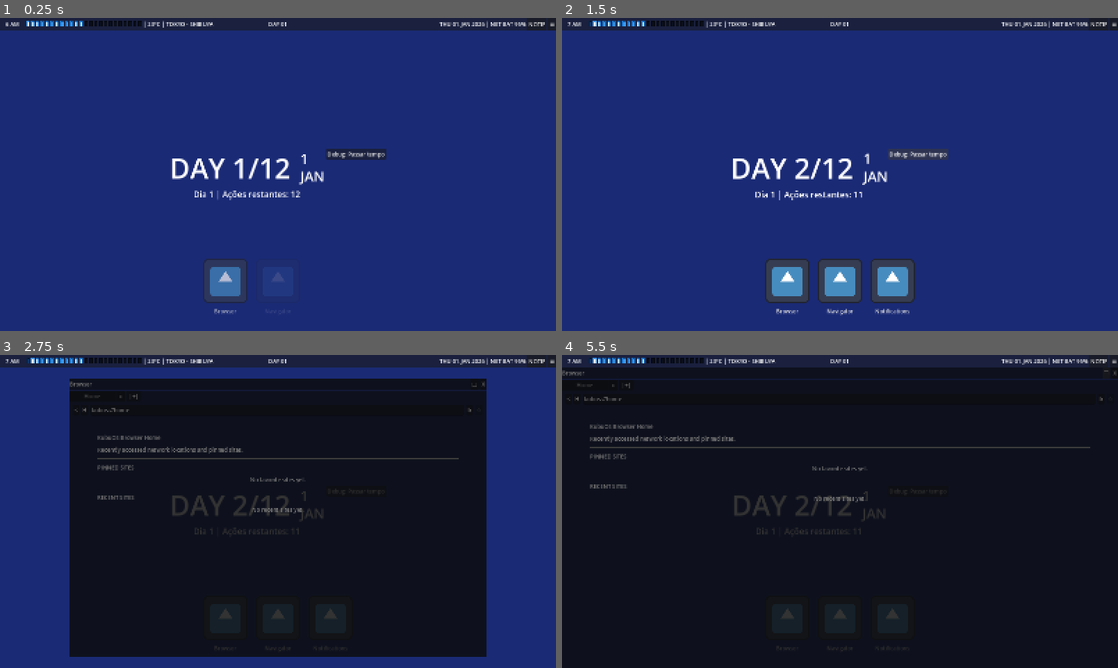
Above: before the commit, frames 1-4 (two rows, left to right).
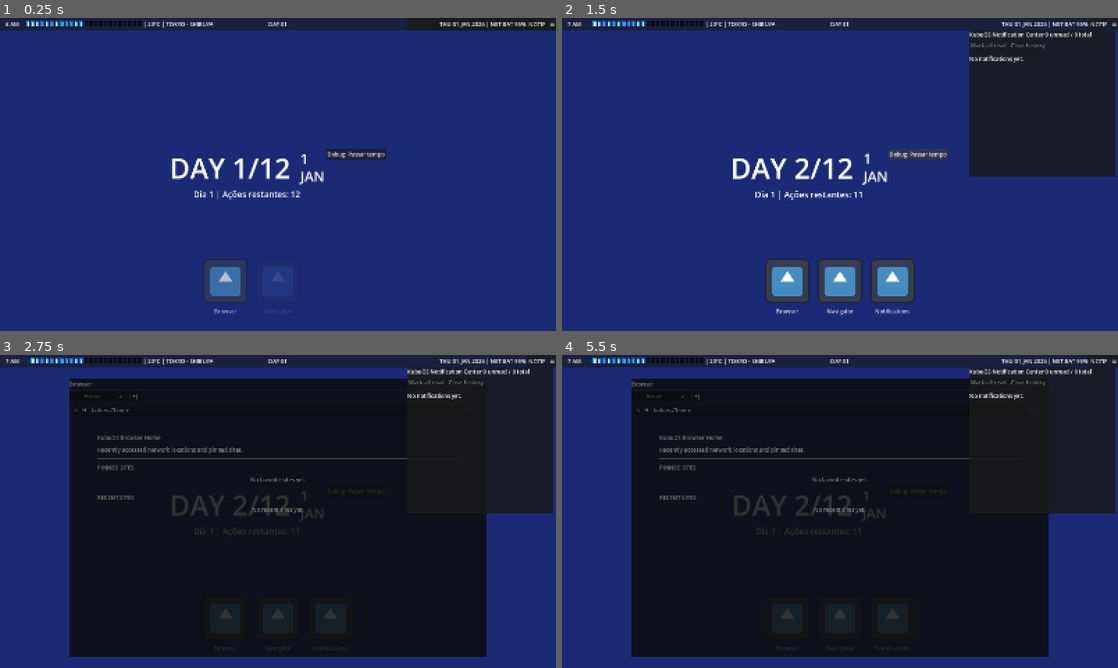
Above: after the commit, the same moments.

Repository: GYU-GAZE/NULL-NETWORK
Game: Godot game, scene res://core/main.tscn
Same seed, same stepped clock (60 frames per second), same inputs: the game is played once before the commit and once after it. The engine's default icon, where the game draws it, is replaced by a stand-in: a white triangle on a blue panel in a dark square.
Inputs:
- Up to frame 1 (0.25 s): no input
- Up to frame 2 (1.5 s): click "NOTIF" at 0.5 s; click "Debug: Passar tempo" at 1.25 s
- Up to frame 3 (2.75 s): click "Browser" at 2 s
- Up to frame 4 (5.5 s): click "X" at 2.75 s; click "Navigator" at 3.5 s; click "Notifications" at 4.25 s; click "□" at 5 s

The runs differ from the first frame. In frame 1, 0.7% of the frame differs, in the area x 73-99%, y 0-4%; in frame 2, 12%; in frame 3, 6.4%; in frame 4, 26%, in the area x 0-100%, y 4-100%.
Error before the commit: Invalid call. Nonexistent function 'push_simple' in base 'Node (universal_notifications.gd)'. (res://systems/desktop/kubu_top_taskbar.gd:220)

Commit message:
notification fixes

Diff:
--- a/core/autoloads/global_signals.gd
+++ b/core/autoloads/global_signals.gd
@@ -3,6 +3,9 @@
 signal request_open_app(app: AppResource)
 signal request_close_app(app_id: String)
 
-# Sinal definitivo com os 6 parâmetros exatos que o seu desktop.gd e TimeManager esperam!
+signal request_toggle_notification_center
+signal request_close_notification_center
+
 signal time_advanced(period: int, days_passed: int, calendar_day: int, calendar_month: String)
+
 signal request_combat(encounter: CombatEncounter)
--- a/core/main.tscn
+++ b/core/main.tscn
@@ -8,6 +8,7 @@
 [ext_resource type="Resource" uid="uid://fu3bq14o7fy3" path="res://data/content/apps/app_notifications.tres" id="6_cus2n"]
 [ext_resource type="PackedScene" uid="uid://dbcmrbcstca3l" path="res://systems/window_manager/window_manager.tscn" id="6_rayt5"]
 [ext_resource type="PackedScene" uid="uid://b65wapqwc7vgi" path="res://systems/desktop/kubu_top_taskbar.tscn" id="8_brq4u"]
+[ext_resource type="PackedScene" uid="uid://b80q2304dxkkp" path="res://systems/ui/kubu_notification_panel.tscn" id="8_jsmgm"]
 
 [sub_resource type="Resource" id="Resource_kagtj"]
 script = ExtResource("2_cus2n")
@@ -43,5 +44,9 @@
 [node name="OSChromeLayer" type="CanvasLayer" parent="." unique_id=790163479]
 layer = 20
 
+[node name="KubuNotificationPanel" parent="OSChromeLayer" unique_id=805521796 instance=ExtResource("8_jsmgm")]
+size_flags_horizontal = 4
+size_flags_vertical = 0
+
 [node name="KubuTopTaskbar" parent="OSChromeLayer" unique_id=614386726 instance=ExtResource("8_brq4u")]
 custom_minimum_size = Vector2(0, 36)
--- a/systems/desktop/kubu_top_taskbar.gd
+++ b/systems/desktop/kubu_top_taskbar.gd
@@ -217,7 +217,7 @@
 
 
 func _on_notification_button_pressed() -> void:
-	UniversalNotifications.push_simple("Notification button pressed.")
+	GlobalSignals.request_toggle_notification_center.emit()
 
 
 func _on_menu_button_pressed() -> void:
--- a/systems/ui/kubu_notification_card.tscn
+++ b/systems/ui/kubu_notification_card.tscn
@@ -3,17 +3,22 @@
 [ext_resource type="Script" uid="uid://baf4xd38af0fs" path="res://systems/ui/kubu_notification_card.gd" id="1_7gi24"]
 
 [node name="KubuNotificationCard" type="Button" unique_id=1239208577]
+custom_minimum_size = Vector2(0, 72)
 anchors_preset = 15
 anchor_right = 1.0
 anchor_bottom = 1.0
 grow_horizontal = 2
 grow_vertical = 2
+size_flags_horizontal = 3
 script = ExtResource("1_7gi24")
 
 [node name="MarginContainer" type="MarginContainer" parent="." unique_id=1130172725]
-layout_mode = 0
-offset_right = 40.0
-offset_bottom = 40.0
+layout_mode = 1
+anchors_preset = 15
+anchor_right = 1.0
+anchor_bottom = 1.0
+grow_horizontal = 2
+grow_vertical = 2
 
 [node name="HBoxContainer" type="HBoxContainer" parent="MarginContainer" unique_id=992123902]
 layout_mode = 2
@@ -21,10 +26,12 @@
 [node name="StatusLabel" type="Label" parent="MarginContainer/HBoxContainer" unique_id=1075525162]
 unique_name_in_owner = true
 layout_mode = 2
+text = "abc"
 
 [node name="TypeLabel" type="Label" parent="MarginContainer/HBoxContainer" unique_id=1481049536]
 unique_name_in_owner = true
 layout_mode = 2
+text = "abvc"
 
 [node name="TextVBox" type="VBoxContainer" parent="MarginContainer/HBoxContainer" unique_id=1821590064]
 layout_mode = 2
@@ -32,11 +39,17 @@
 [node name="TitleLabel" type="Label" parent="MarginContainer/HBoxContainer/TextVBox" unique_id=144462416]
 unique_name_in_owner = true
 layout_mode = 2
+text = "abvc"
+autowrap_mode = 2
 
 [node name="MessageLabel" type="Label" parent="MarginContainer/HBoxContainer/TextVBox" unique_id=1953685174]
 unique_name_in_owner = true
 layout_mode = 2
+text = "abvc"
+autowrap_mode = 2
 
 [node name="MetaLabel" type="Label" parent="MarginContainer/HBoxContainer/TextVBox" unique_id=1047486311]
 unique_name_in_owner = true
 layout_mode = 2
+text = "abc"
+autowrap_mode = 2
--- /dev/null
+++ b/systems/ui/kubu_notification_panel.gd
@@ -0,0 +1,156 @@
+extends Control
+class_name KubuNotificationPanel
+
+signal panel_opened
+signal panel_closed
+
+@export_category("Layout")
+@export var taskbar_height: float = 36.0
+@export var panel_size: Vector2 = Vector2(420, 420)
+@export var right_margin: float = 8.0
+@export var top_gap: float = 0.0
+
+@export_category("Animation")
+@export var slide_duration: float = 0.22
+@export var start_open: bool = false
+
+@export_category("Behavior")
+@export var close_on_notification_target: bool = true
+
+@onready var panel_container: Control = %PanelContainer
+@onready var notification_center: KubuNotificationCenter = %KubuNotificationCenter
+
+var is_open: bool = false
+var _tween: Tween
+
+
+func _ready() -> void:
+	mouse_filter = Control.MOUSE_FILTER_IGNORE
+	visible = true
+
+	if panel_container != null:
+		panel_container.mouse_filter = Control.MOUSE_FILTER_STOP
+		panel_container.set_anchors_preset(Control.PRESET_TOP_LEFT)
+
+	if not GlobalSignals.request_toggle_notification_center.is_connected(toggle):
+		GlobalSignals.request_toggle_notification_center.connect(toggle)
+
+	if not GlobalSignals.request_close_notification_center.is_connected(close):
+		GlobalSignals.request_close_notification_center.connect(close)
+
+	if notification_center != null:
+		if not notification_center.notification_target_requested.is_connected(_on_notification_target_requested):
+			notification_center.notification_target_requested.connect(_on_notification_target_requested)
+
+	if not resized.is_connected(_on_resized):
+		resized.connect(_on_resized)
+
+	await get_tree().process_frame
+
+	is_open = start_open
+	_apply_layout(false)
+
+
+func open() -> void:
+	if is_open:
+		return
+
+	is_open = true
+	_apply_layout(true)
+	panel_opened.emit()
+
+
+func close() -> void:
+	if not is_open:
+		return
+
+	is_open = false
+	_apply_layout(true)
+	panel_closed.emit()
+
+
+func toggle() -> void:
+	if is_open:
+		close()
+		return
+
+	open()
+
+
+func _on_resized() -> void:
+	_apply_layout(false)
+
+
+func _apply_layout(animated: bool) -> void:
+	if panel_container == null:
+		return
+
+	panel_container.set_anchors_preset(Control.PRESET_TOP_LEFT)
+	panel_container.size = panel_size
+
+	var target_position: Vector2 = _get_open_position()
+
+	if not is_open:
+		target_position = _get_closed_position()
+
+	if not animated:
+		panel_container.position = target_position
+		return
+
+	_kill_tween()
+
+	_tween = create_tween()
+	_tween.set_trans(Tween.TRANS_CUBIC)
+	_tween.set_ease(Tween.EASE_OUT)
+	_tween.tween_property(
+		panel_container,
+		"position",
+		target_position,
+		slide_duration
+	)
+
+
+func _get_open_position() -> Vector2:
+	var root_size: Vector2 = _get_root_size()
+
+	var x: float = root_size.x - panel_size.x - right_margin
+	var y: float = taskbar_height + top_gap
+
+	x = clamp(x, 0.0, max(0.0, root_size.x - panel_size.x))
+
+	return Vector2(x, y)
+
+
+func _get_closed_position() -> Vector2:
+	var open_position: Vector2 = _get_open_position()
+
+	return Vector2(
+		open_position.x,
+		taskbar_height - panel_size.y
+	)
+
+
+func _get_root_size() -> Vector2:
+	var root_size: Vector2 = size
+
+	if root_size.x <= 0.0 or root_size.y <= 0.0:
+		root_size = get_viewport_rect().size
+
+	return root_size
+
+
+func _on_notification_target_requested(target_url: String) -> void:
+	if close_on_notification_target:
+		close()
+
+	print("Notification target requested: ", target_url)
+
+
+func _kill_tween() -> void:
+	if _tween == null:
+		return
+
+	if _tween.is_running():
+		_tween.kill()
+
+	_tween = null
--- /dev/null
+++ b/systems/ui/kubu_notification_panel.tscn
@@ -0,0 +1,27 @@
+[gd_scene format=3 uid="uid://b80q2304dxkkp"]
+
+[ext_resource type="PackedScene" uid="uid://bqmoyfon08xk6" path="res://systems/ui/kubu_notification_center.tscn" id="1_een0e"]
+[ext_resource type="Script" uid="uid://f5sikftn4sh7" path="res://systems/ui/kubu_notification_panel.gd" id="1_jupji"]
+[ext_resource type="PackedScene" uid="uid://b75wwtpxnql2o" path="res://systems/ui/kubu_notification_card.tscn" id="2_n8vfv"]
+
+[node name="KubuNotificationPanel" type="Control" unique_id=805521796]
+layout_mode = 3
+anchors_preset = 15
+anchor_right = 1.0
+anchor_bottom = 1.0
+grow_horizontal = 2
+grow_vertical = 2
+mouse_filter = 2
+script = ExtResource("1_jupji")
+
+[node name="PanelContainer" type="PanelContainer" parent="." unique_id=1719810284]
+unique_name_in_owner = true
+custom_minimum_size = Vector2(420, 420)
+layout_mode = 0
+offset_right = 40.0
+offset_bottom = 40.0
+
+[node name="KubuNotificationCenter" parent="PanelContainer" unique_id=2085214822 instance=ExtResource("1_een0e")]
+unique_name_in_owner = true
+layout_mode = 2
+notification_card_scene = ExtResource("2_n8vfv")
Not shown, added: systems/ui/kubu_notification_panel.gd.uid
